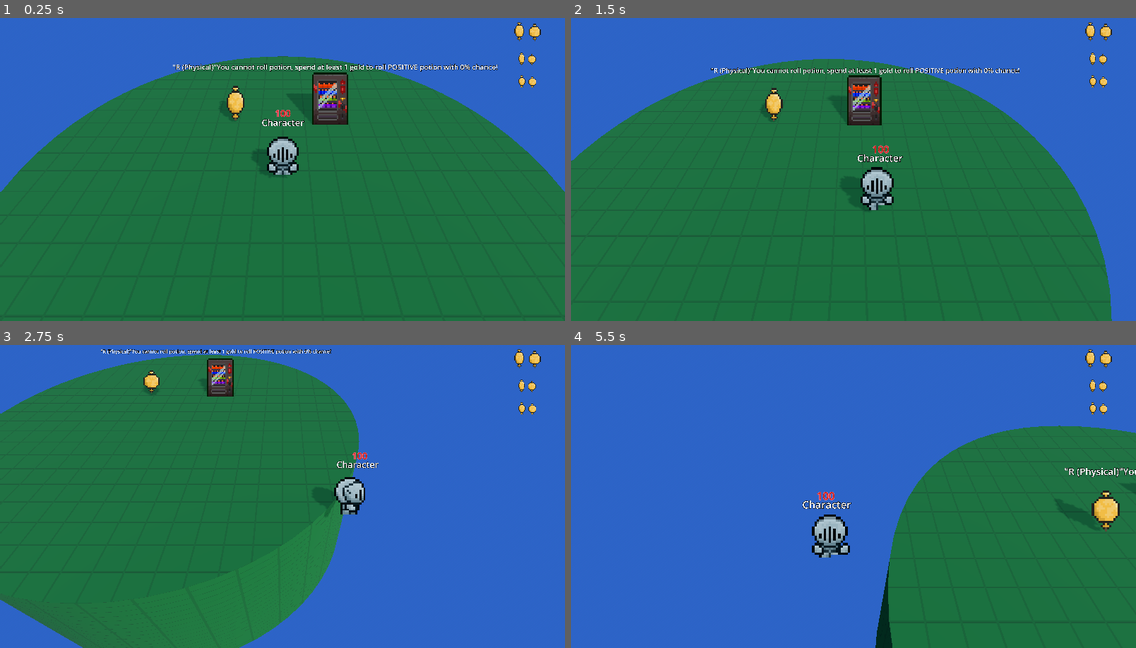
Above: before the commit, frames 1-4 (two rows, left to right).
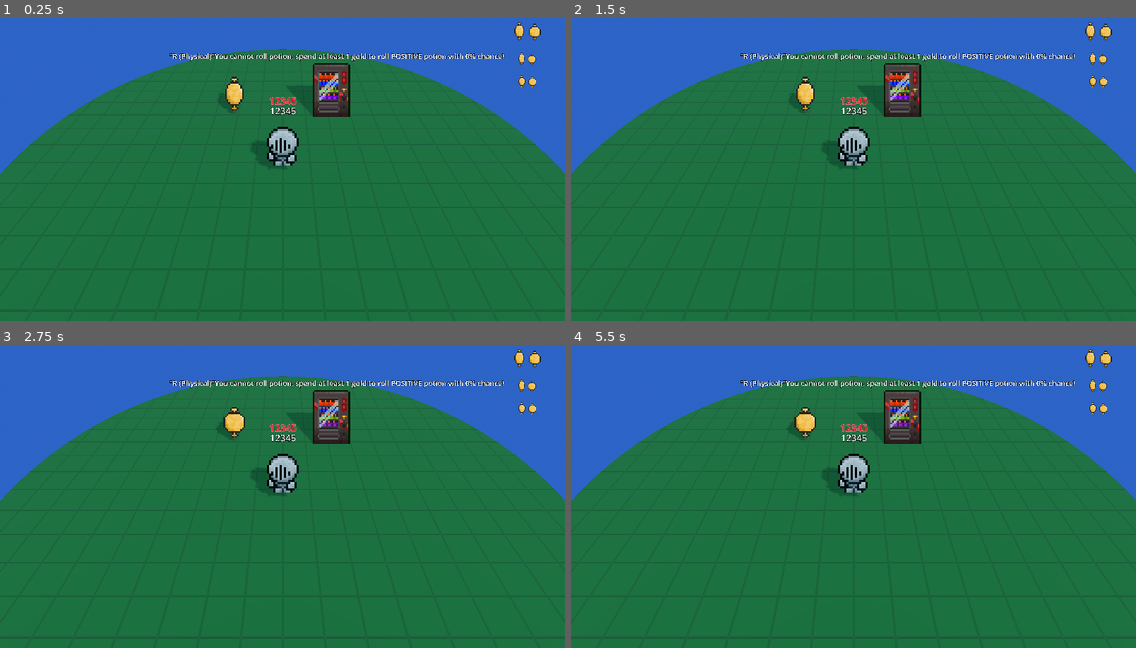
Above: after the commit, the same moments.

Repository: SamuelRodriguesMGR/wild-jam-77
Game: Godot game, scene res://_mechanic_tests/test_potions_vendings/test_vending.tscn
Two runs of this game, one before a commit and one after it. Both use one fixed random seed, a clock stepped at 60 frames per second and the inputs below. This scene is started directly instead of the project's main scene.
Inputs (mouse positions are in pixels of both pictures, inside the frame that each line leads up to):
- Up to frame 1 (0.25 s): no input
- Up to frame 2 (1.5 s): move the mouse to (977, 145) at 0.52 s; press the mouse at (977, 145) at 0.53 s; hold Right (ui_right) 0.53-1.28 s; move the mouse to (740, 178) at 1.27 s; release the mouse at (740, 178) at 1.28 s; hold Down (ui_down) from 1.28 s (still down); tap Q (roll_potion) at 1.35 s
- Up to frame 3 (2.75 s): move the mouse to (339, 417) at 2.02 s; release Down (ui_down) at 2.03 s; hold Right (ui_right) from 2.03 s (still down); tap R (spend_money_to_vending) at 2.1 s
- Up to frame 4 (5.5 s): move the mouse to (825, 554) at 2.77 s; release Right (ui_right) at 2.78 s; hold Up (ui_up) 2.78-3.53 s; tap Space (transform) at 2.85 s; move the mouse to (1023, 535) at 3.52 s; press the mouse at (1023, 535) at 3.53 s; hold Left (ui_left) 3.53-5.03 s; move the mouse to (684, 441) at 4.27 s; release the mouse at (684, 441) at 4.28 s; tap Q (roll_potion) at 4.35 s; move the mouse to (881, 490) at 5.02 s; hold Down (ui_down) from 5.03 s (still down); tap R (spend_money_to_vending) at 5.1 s

The runs differ from the first frame. In frame 1, 6.8% of the frame differs, in the area x 0-100%, y 10-58%; in frame 2, 14%; in frame 3, 44%; in frame 4, 52%, in the area x 0-100%, y 10-100%.

Commit message:
Вернул мультиплеер
Не забыть про мультиплеер

Diff:
--- a/scenes/Characters/character.gd
+++ b/scenes/Characters/character.gd
@@ -47,7 +47,7 @@
 
 func _physics_process(_delta: float) -> void:
 
-	if !is_multiplayer_authority():
+	if is_multiplayer_authority():
 
 		# движение
 		if not anim_flag:
